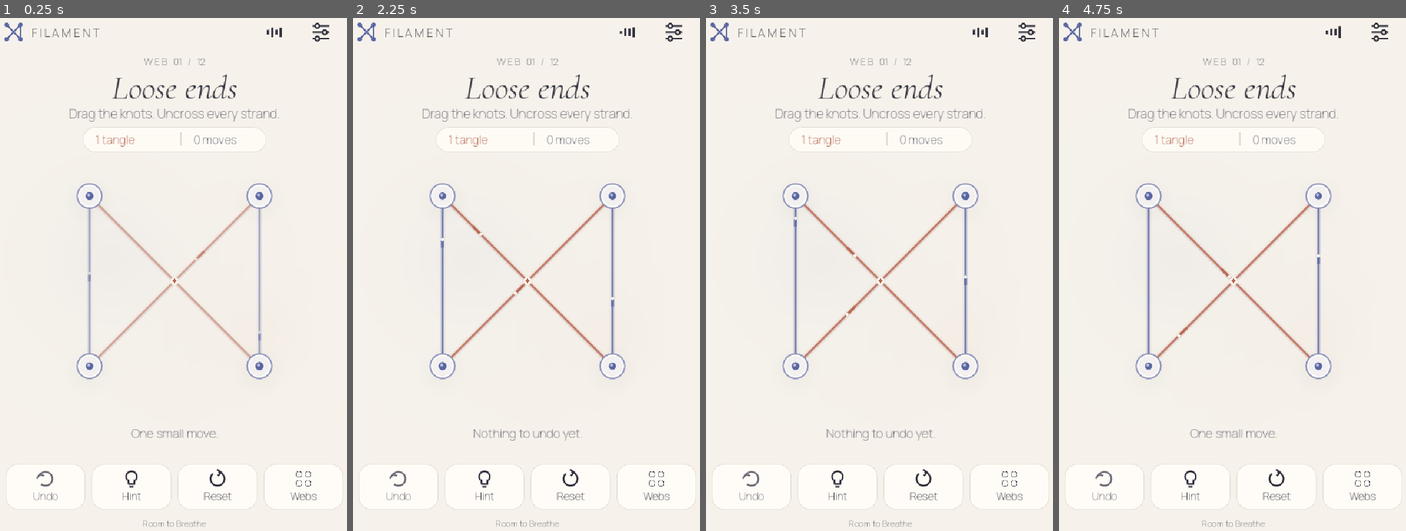
Above: before the commit, frames 1-4 (left to right).
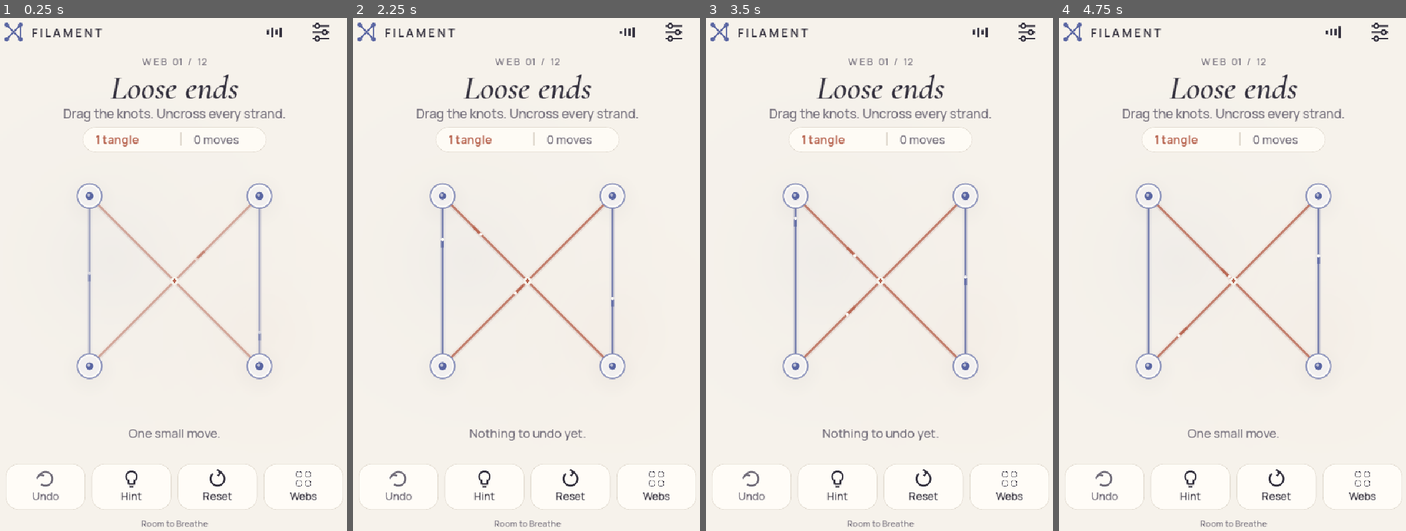
Above: after the commit, the same moments.

Repository: chaosmos-studio/experiments
Game: Godot game, scene res://scenes/main.tscn
Same seed, same stepped clock (60 frames per second), same inputs: the game is played once before the commit and once after it. Sound files missing from this copy of the repository are replaced by a short silence.
Inputs (mouse positions are in pixels of both pictures, inside the frame that each line leads up to):
- Up to frame 1 (0.25 s): no input
- Up to frame 2 (2.25 s): tap Enter at 0.5 s; move the mouse to (613, 243) at 0.52 s; hold Right 0.53-1.25 s; tap 1 at 0.6 s; click (613, 243) at 0.67 s; tap Space at 0.77 s; drag from (450, 295) to (509, 377) at 1.27 s; move the mouse to (564, 151) at 2.02 s; hold Right from 2.03 s (still down); tap U at 2.1 s
- Up to frame 3 (3.5 s): release Right at 2.75 s; drag from (862, 377) to (764, 192) at 2.77 s
- Up to frame 4 (4.75 s): move the mouse to (1347, 351) at 3.52 s; hold Left 3.53-4.25 s; tap R at 3.6 s; tap Space at 3.77, 4.25 s; drag from (1117, 192) to (1176, 135) at 4.27 s

The runs differ from the first frame. In frame 1, 2.0% of the frame differs, in the area x 9-92%, y 2-100%; in frame 2, 2.1%; in frame 3, 2.1%; in frame 4, 2.0%.

Commit message:
Improve mobile text readability with explicit variable font weights

Diff:
--- a/scripts/main.gd
+++ b/scripts/main.gd
@@ -61,13 +61,18 @@
 
 
 func _ready() -> void:
-	font = load("res://assets/fonts/Manrope.ttf")
-	bold = FontVariation.new()
-	bold.base_font = font
-	bold.variation_opentype={"wght":650.0}
+	var source_font: Font = load("res://assets/fonts/Manrope.ttf")
+	var weight_axis := TextServerManager.get_primary_interface().name_to_tag("wght")
+	var body_font := FontVariation.new()
+	body_font.base_font=source_font
+	body_font.variation_opentype={weight_axis:500.0}
+	font=body_font
+	bold=FontVariation.new()
+	bold.base_font=source_font
+	bold.variation_opentype={weight_axis:650.0}
 	display_font=FontVariation.new()
 	display_font.base_font=load("res://assets/fonts/CormorantGaramond-Italic.ttf")
-	display_font.variation_opentype={"wght":550.0}
+	display_font.variation_opentype={weight_axis:550.0}
 	var gradient := Gradient.new()
 	gradient.offsets=PackedFloat32Array([0.0,0.35,1.0])
 	gradient.colors=PackedColorArray([Color(1,1,1,0.65),Color(1,1,1,0.20),Color(1,1,1,0)])
